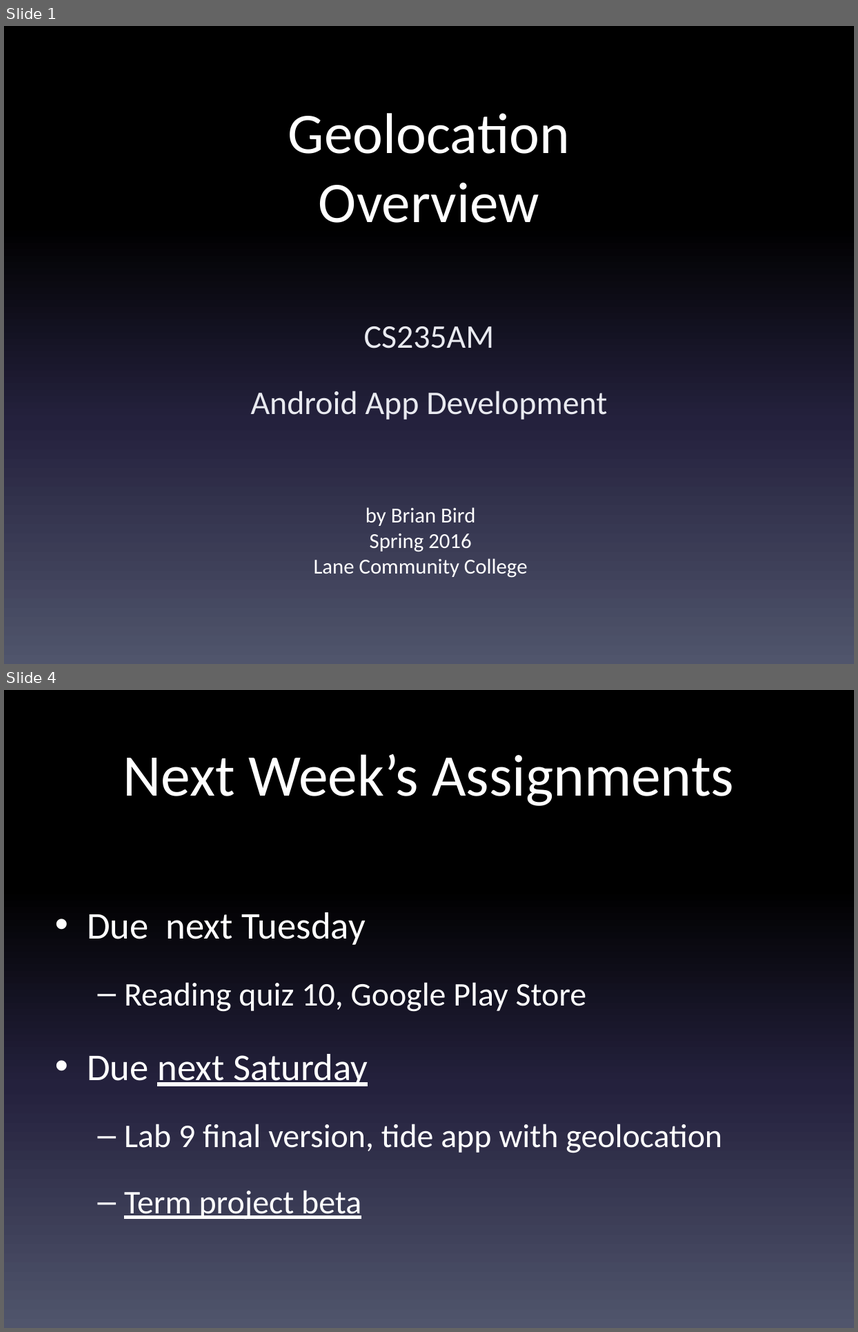
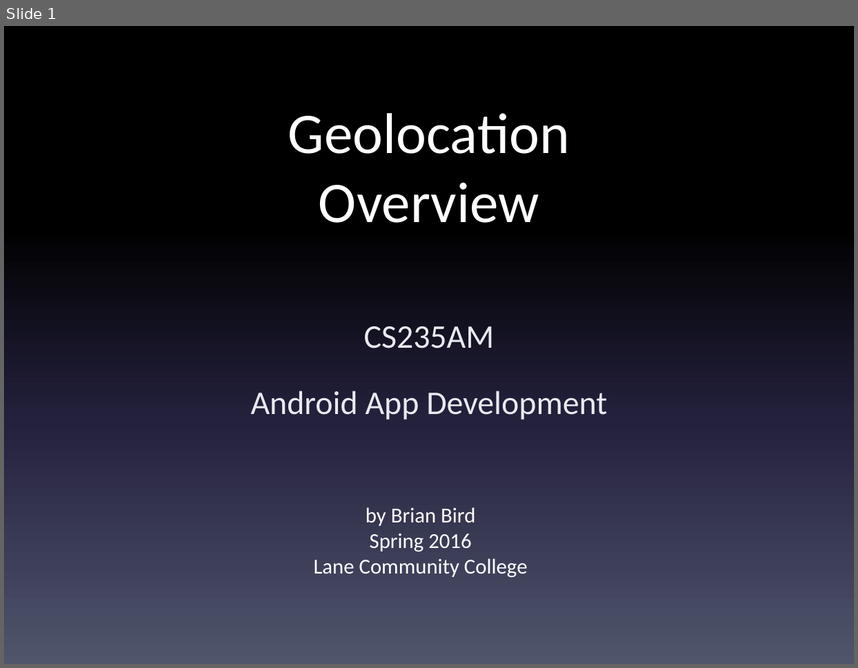
Before and after one commit to LCC-CIT/CS235AM-CourseMaterials, a slide deck: Notes and Slides/Wk9Day1-GeolocationOverview.pptx. Shown one above the other, each under a label of ours: slides 1 and 4 before the commit, slide 1 after it; the slides between them are not shown. The pictures are 858x1332 and 858x668 pixels, drawn with LibreOffice and Linux fonts; fonts in the diff are those of the drawing. Boxes give left, top, right and bottom in pixels: in the first picture for what was removed or moved away, otherwise in the second. Text is boxed around its words. In the diff, an @@ line names an element or a change of style, - is before the commit and + after.

Commit message:
Updated lab assignments and term project rubric

```diff
--- a/Notes and Slides/Wk9Day1-GeolocationOverview.pptx
+++ b/Notes and Slides/Wk9Day1-GeolocationOverview.pptx
@@ slide 4 removed at <box>4,690,854,1328</box>, background gradient #000000 to #24213E to #51566D @@
@@ title removed at <box>123,753,734,806</box> @@
-Next Week’s Assignments
@@ text removed at <box>87,912,722,1219</box> @@
-• Due next Tuesday
-  – Reading quiz 10, Google Play Store
-• Due next Saturday
-  – Lab 9 final version, tide app with geolocation
-  – Term project beta
```
Also in this commit, not shown: 1 slide changed, 5 other slides removed, 8 other files.
